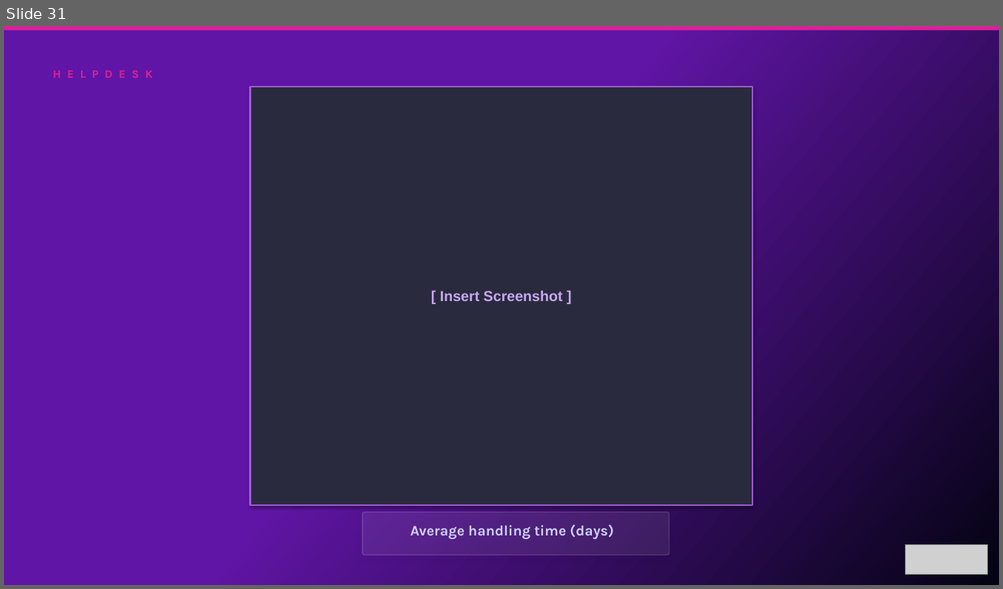
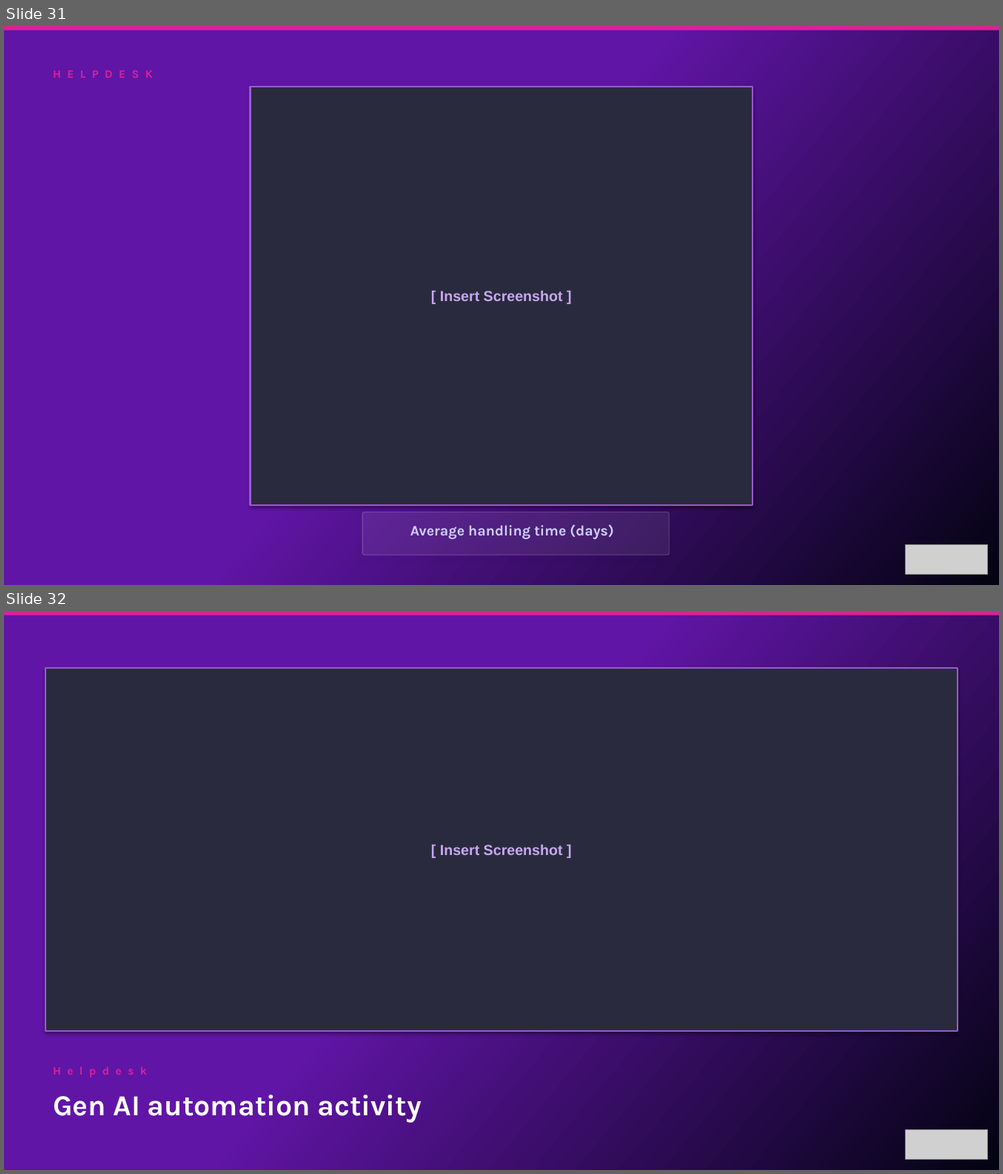
Before and after one commit to oresanniowo-beep/EBR-Gen-v2, a slide deck: EBR_Template.pptx. Shown one above the other, each under a label of ours: slide 31 before the commit, slides 31 and 32 after it. The pictures are 1003x589 and 1003x1174 pixels, drawn with LibreOffice and Linux fonts; fonts in the diff are those of the drawing; grey boxes stand for pictures. Boxes give left, top, right and bottom in pixels: in the first picture for what was removed or moved away, otherwise in the second. Text is boxed around its words. In the diff, an @@ line names an element or a change of style, - is before the commit and + after.

```diff
--- a/EBR_Template.pptx
+++ b/EBR_Template.pptx
@@ slide 32 added at (x1=4, y1=611, x2=999, y2=1170), background gradient #6115A6 to #030312 @@
@@ rectangle added at (x1=4, y1=611, x2=999, y2=615), fill #D92398 @@
@@ rectangle added at (x1=45, y1=669, x2=958, y2=1032), fill #2A2A3E, outline #9B59D0 1.5 pt, 14 pt, text #C8A8F0, bold @@
+[ Insert Screenshot ]
@@ text added at (x1=45, y1=1061, x2=958, y2=1084), 11 pt, text #D92398, bold @@
+Helpdesk
@@ text added at (x1=53, y1=1095, x2=421, y2=1123), 28 pt, text #FFFFFF, bold @@
+Gen AI automation activity
@@ picture added at (x1=905, y1=1130, x2=987, y2=1159) @@
```
